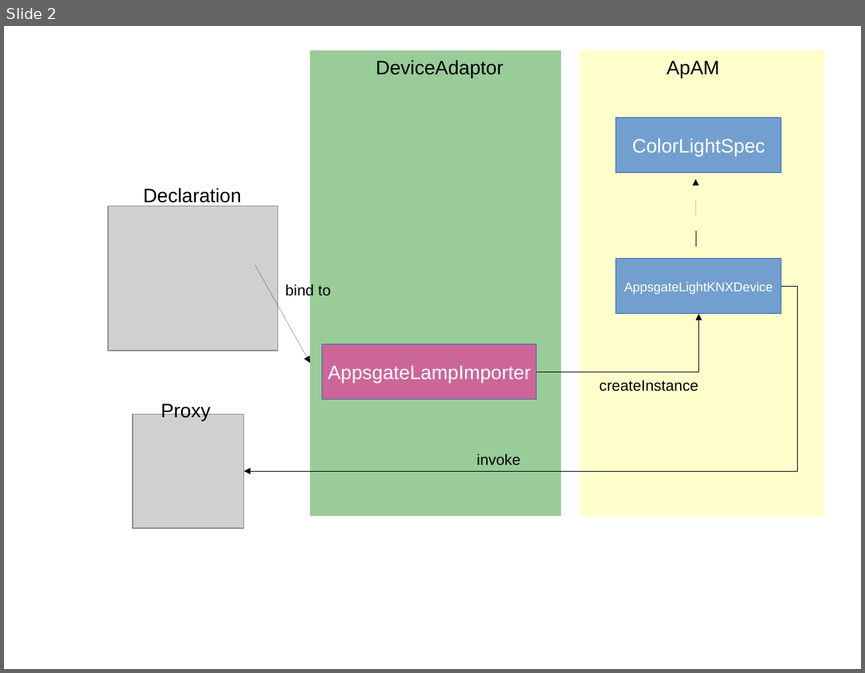
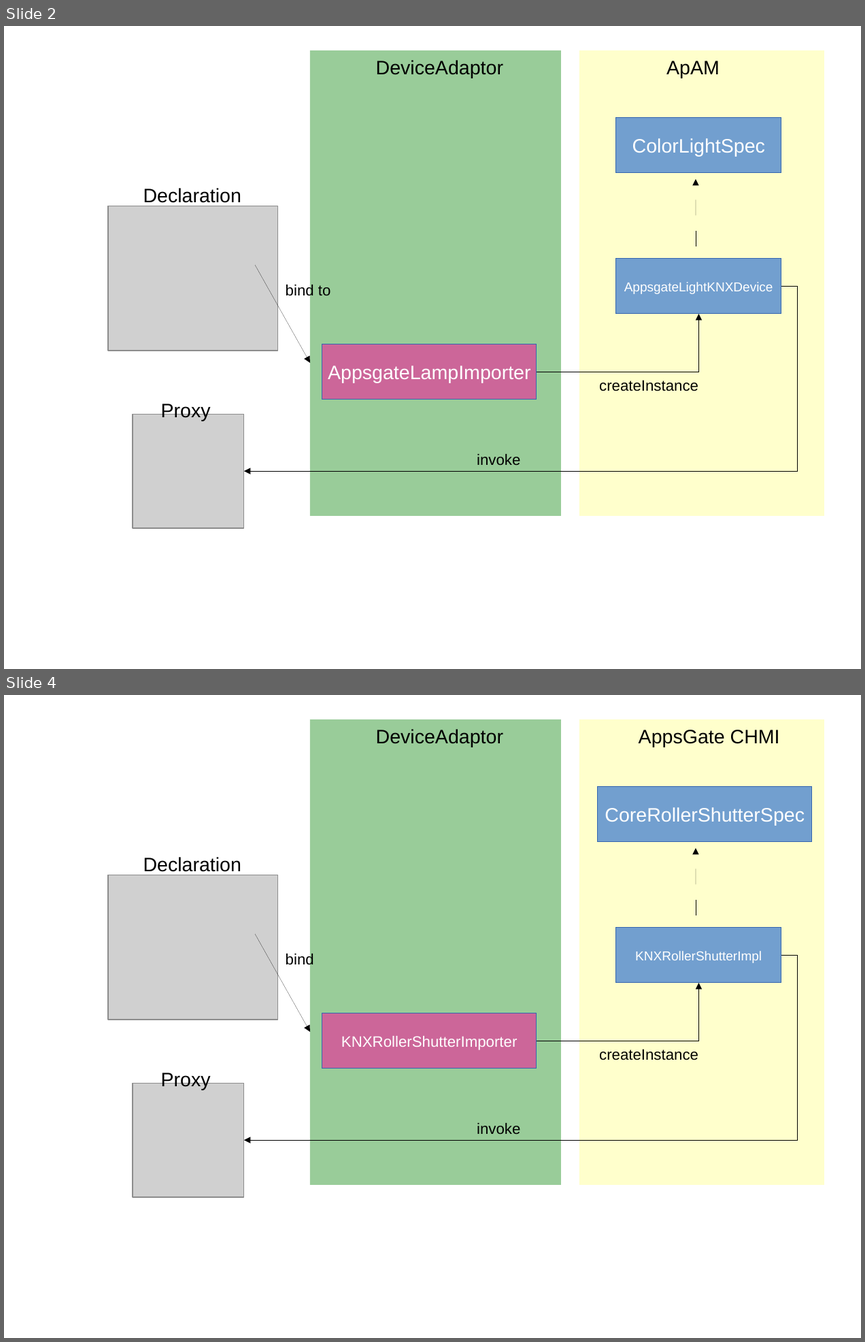
Before and after one commit to cegerard/appsgate, a slide deck: documentation/appsgate/diagram/diagramfuchsiageneric.odp. Shown one above the other, each under a label of ours: slide 2 before the commit, slides 2 and 4 after it; the slides between them are not shown. The pictures are 865x673 and 865x1342 pixels, drawn with LibreOffice and Linux fonts; fonts in the diff are those of the drawing; grey boxes stand for pictures. Boxes give left, top, right and bottom in pixels: in the first picture for what was removed or moved away, otherwise in the second. Text is boxed around its words. In the diff, an @@ line names an element or a change of style, - is before the commit and + after.

```diff
--- a/documentation/appsgate/diagram/diagramfuchsiageneric.odp
+++ b/documentation/appsgate/diagram/diagramfuchsiageneric.odp
@@ slide 4 added at (x1=4, y1=695, x2=861, y2=1338), background #FFFFFF @@
@@ rectangle added at (x1=310, y1=719, x2=562, y2=1184), fill #99CC99 @@
@@ text added at (x1=376, y1=729, x2=503, y2=747), 18 pt, text #000000 @@
+DeviceAdaptor
@@ rectangle added at (x1=579, y1=719, x2=824, y2=1184), fill #FFFFCC @@
@@ text added at (x1=638, y1=730, x2=780, y2=747), 18 pt, text #000000 @@
+AppsGate CHMI
@@ rectangle added at (x1=598, y1=787, x2=813, y2=842), fill #729FCF, outline #3465AF 0 pt, 18 pt, text #FFFFFF @@
+CoreRollerShutterSpec
@@ text added at (x1=143, y1=857, x2=241, y2=872), 18 pt, text #000000 @@
+Declaration
@@ arrow added from (696, 915) to (696, 848), #000000 0 pt @@
@@ picture added at (x1=108, y1=875, x2=277, y2=1019) @@
@@ arrow added from (255, 934) to (310, 1032), #000000 0 pt @@
@@ rectangle added at (x1=616, y1=928, x2=781, y2=983), fill #729FCF, outline #3465AF 0 pt, 12 pt, text #FFFFFF @@
+KNXRollerShutterImpl
@@ elbow arrow added from (781, 955) to (244, 1140), #000000 0 pt @@
@@ text added at (x1=286, y1=952, x2=314, y2=968), 14 pt, text #000000 @@
+bind
@@ elbow arrow added from (536, 1041) to (699, 983), #000000 0 pt @@
@@ rectangle added at (x1=322, y1=1013, x2=536, y2=1068), fill #CC6699, outline #3465AF 0 pt, 14 pt, text #FFFFFF @@
+KNXRollerShutterImporter
@@ text added at (x1=599, y1=1049, x2=698, y2=1060), 14 pt, text #000000 @@
+createInstance
@@ text added at (x1=161, y1=1071, x2=211, y2=1090), 18 pt, text #000000 @@
+Proxy
@@ picture added at (x1=133, y1=1083, x2=243, y2=1198) @@
@@ text added at (x1=477, y1=1123, x2=520, y2=1134), 14 pt, text #000000 @@
+invoke
```
Also in this commit, not shown: 3 other files.
